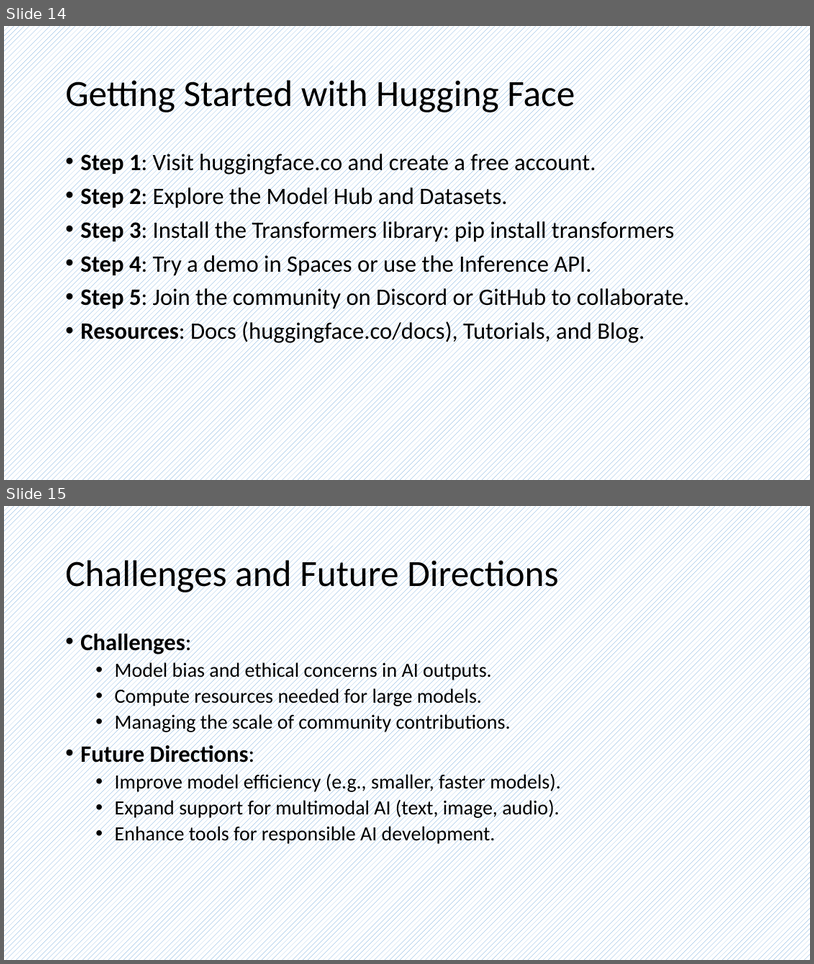
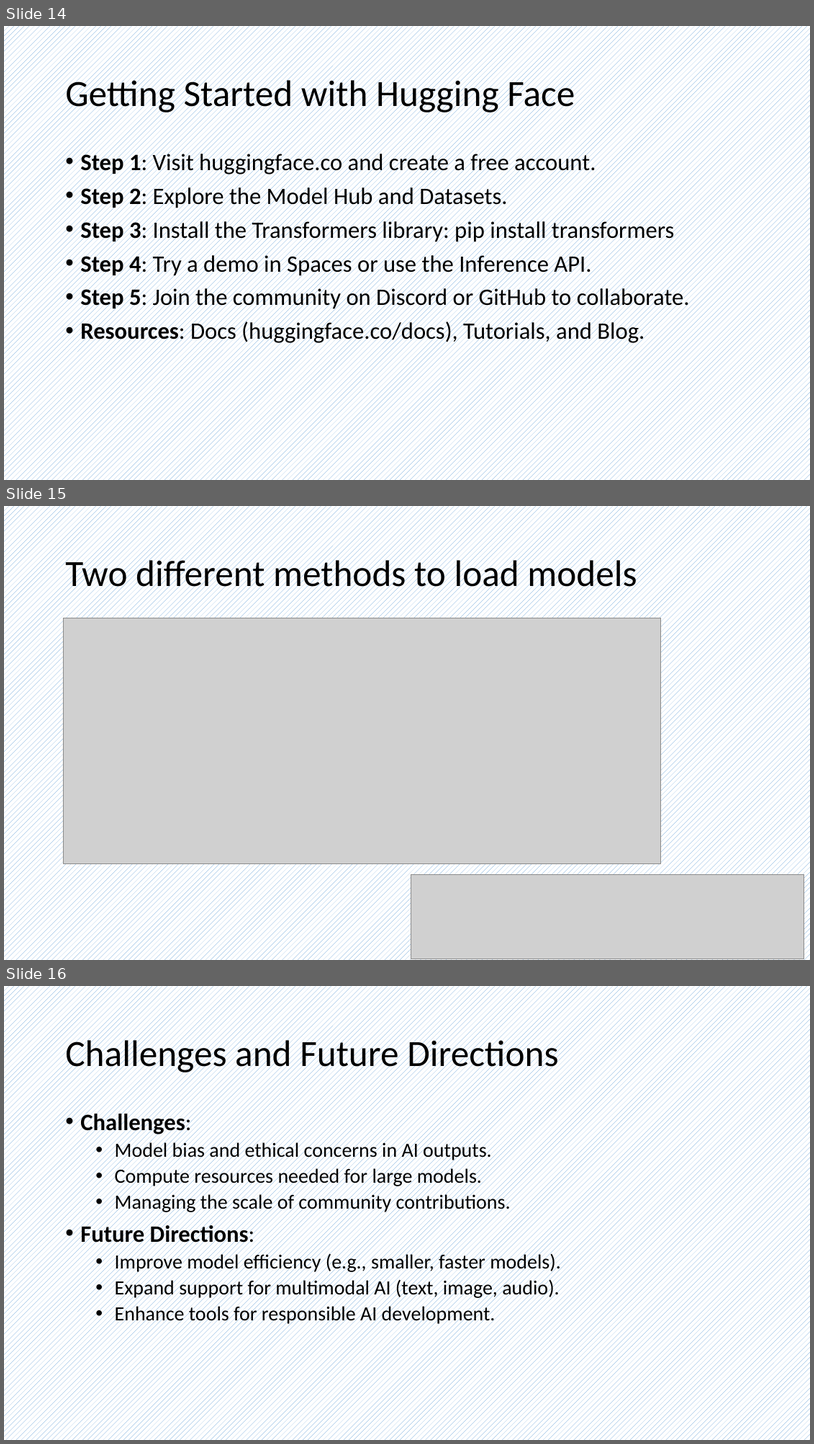
Before and after one commit to frankwxu/AI4DigitalForensics, a slide deck: lectures/13_open_source_models/0_hugging_face_models.pptx. Shown one above the other, each under a label of ours: slides 14 and 15 before the commit, slides 14, 15 and 16 after it. The pictures are 814x964 and 814x1444 pixels, drawn with LibreOffice and Linux fonts; fonts in the diff are those of the drawing; grey boxes stand for pictures; background and template pictures are left out. Boxes give left, top, right and bottom in pixels: in the first picture for what was removed or moved away, otherwise in the second. Text is boxed around its words. In the diff, an @@ line names an element or a change of style, - is before the commit and + after.

```diff
--- a/lectures/13_open_source_models/0_hugging_face_models.pptx
+++ b/lectures/13_open_source_models/0_hugging_face_models.pptx
@@ slide 15 added at [4, 506, 810, 960], background pattern #5B9BD5 on #FFFFFF @@
@@ title added at [65, 555, 637, 595], 44 pt, text #000000 @@
+Two different methods to load models
@@ picture added at [63, 618, 661, 864] @@
@@ picture added at [411, 875, 805, 958] @@
@@ what was slide 15 is now slide 16 @@
```
Also in this commit, not shown: 9 other files.
